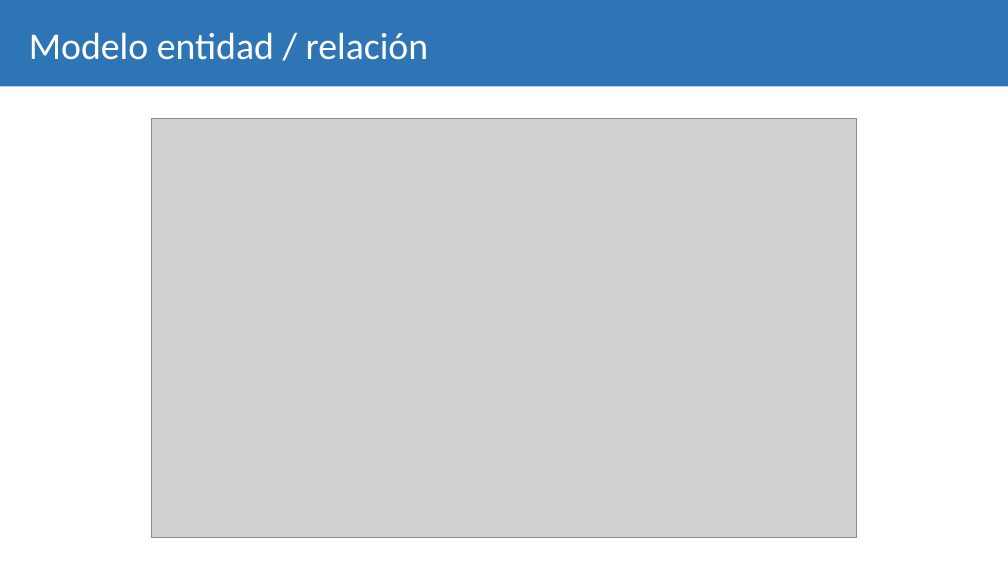
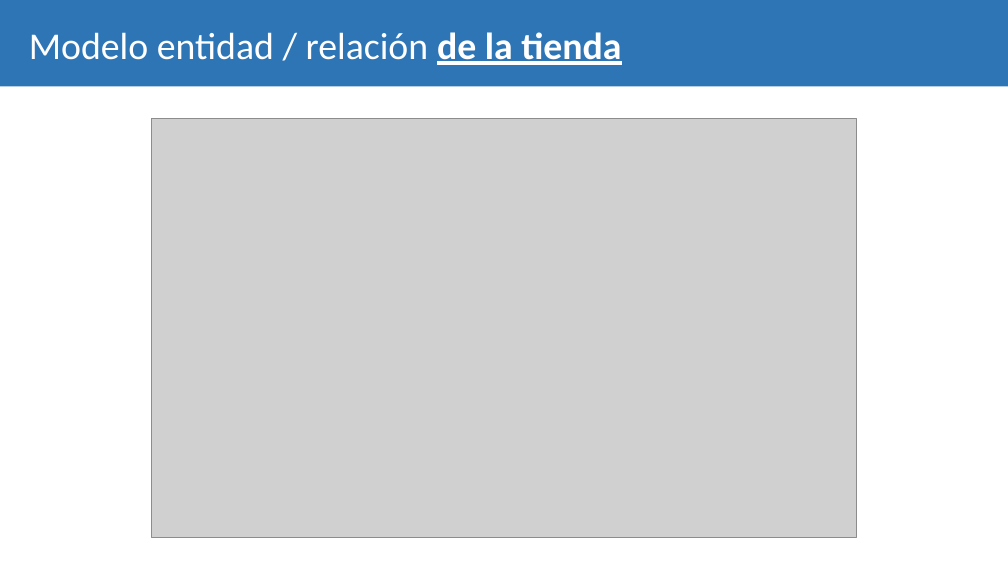
Before and after one commit to alejandromaringomez/ProyectoCameraShop, a slide deck: slide 3 of Camera.Shop.pptx (slide 2 before the commit). Drawn at 1008x567 pixels with LibreOffice and Linux fonts; fonts in the diff are those of the drawing; grey boxes stand for pictures. Boxes give left, top, right and bottom in pixels: in the first picture for what was removed or moved away, otherwise in the second. Text is boxed around its words. In the diff, an @@ line names an element or a change of style, - is before the commit and + after.

```diff
--- a/Camera.Shop.pptx
+++ b/Camera.Shop.pptx
@@ title at bbox=[29, 32, 621, 65]: text changed @@
-Modelo entidad / relación
+Modelo entidad / relación de la tienda
```
Also in this commit, not shown: 1 slide added.
